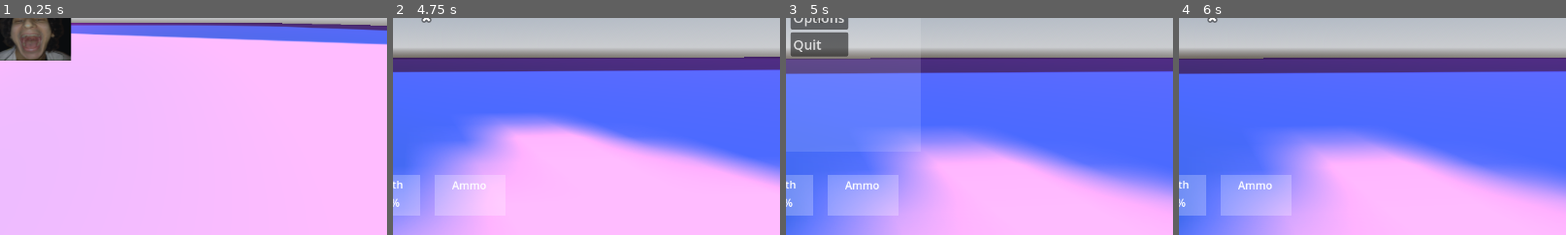
Above: before the commit, frames 1-4 (left to right).
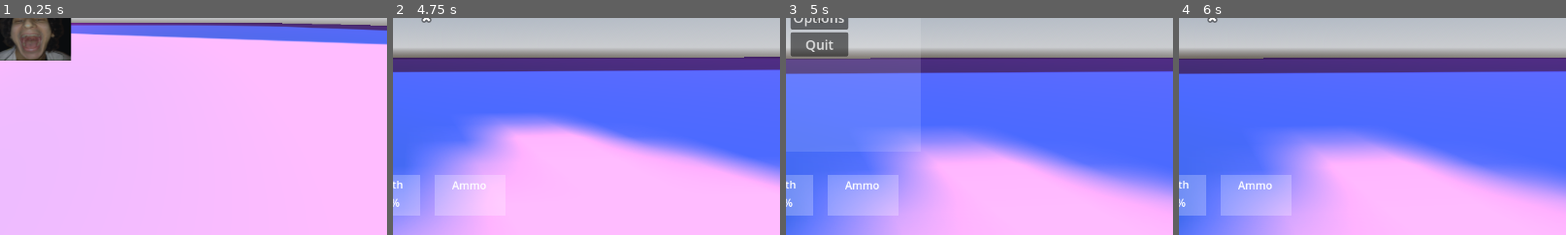
Above: after the commit, the same moments.

Repository: felipepreuss/mnemonic.dream
Game: Godot game, scene res://Scenes/main_menu.tscn
The game is run twice, just before and just after one commit, with the same random seed, the same clock (stepped at 60 frames per second) and the same inputs. The engine's default icon, where the game draws it, is replaced by a stand-in: a white triangle on a blue panel in a dark square.
Inputs (mouse positions are % of the whole screen's width and height, from its top left):
- Up to frame 1 (0.25 s): no input
- Up to frame 2 (4.75 s): click "PLAY" at 0.5 s; tap Enter at 1.25 s; move the mouse to (55, 50) at 1.27 s; press the mouse at (55, 50) at 1.28 s; hold W (Forward) from 1.28 s (still down); tap Space (Jump) at 1.52, 2.27, 3.77, 4.52 s; move the mouse to (45, 50) at 2.02 s; release the mouse at (45, 50) at 2.03 s; tap 0 at 2.1, 3.6 s; move the mouse to (52, 48) at 2.77 s; press the mouse at (52, 48) at 2.78 s; move the mouse to (49, 52) at 3.52 s; release the mouse at (49, 52) at 3.53 s; move the mouse to (57, 51) at 4.27 s; press the mouse at (57, 51) at 4.28 s
- Up to frame 3 (5 s): keep holding W (Forward); tap Escape (Esc) at 4.9 s
- Up to frame 4 (6 s): move the mouse to (20, 35) at 5.02 s; release W (Forward) at 5.03 s; release the mouse at (20, 35) at 5.03 s; hold A (Left) 5.03-5.75 s; tap 0 at 5.1 s; tap Space (Jump) at 5.27 s; click "Resume" at 5.75 s
The pictures show only the part of the screen within x 46-96%, y 50-100%; the shares and areas given below are measured in that part.

Frames 1-2 are identical in both runs. In frame 3, 0.2% of the frame differs, in the area x 2-13%, y 9-16%; in frame 4, nothing differs.

Commit message:
repositioning button nodes

Diff:
--- /dev/null
+++ b/Scenes/label.gd
@@ -0,0 +1,8 @@
+extends Label
+
+
+
+
+# Called every frame. 'delta' is the elapsed time since the previous frame.
+func _process(delta: float) -> void:
+	$AnimationPlayer.play("ROTATE")
--- a/Scenes/level_complete.tscn
+++ b/Scenes/level_complete.tscn
@@ -48,15 +48,17 @@
 
 [node name="HBoxContainer" type="HBoxContainer" parent="."]
 layout_mode = 1
-anchors_preset = -1
-anchor_left = 0.271701
-anchor_top = 0.902778
-anchor_right = 0.890625
+anchors_preset = 7
+anchor_left = 0.5
+anchor_top = 1.0
+anchor_right = 0.5
 anchor_bottom = 1.0
+offset_left = -405.5
+offset_top = -91.0
+offset_right = 405.5
 grow_horizontal = 2
 grow_vertical = 0
 theme_override_constants/separation = 500
-metadata/_edit_use_anchors_ = true
 
 [node name="next_button" type="Button" parent="HBoxContainer"]
 layout_mode = 2
--- a/Scenes/main_menu.tscn
+++ b/Scenes/main_menu.tscn
@@ -1,8 +1,9 @@
-[gd_scene load_steps=13 format=3 uid="uid://dmltaik44kl74"]
+[gd_scene load_steps=14 format=3 uid="uid://dmltaik44kl74"]
 
 [ext_resource type="Script" uid="uid://bn1uapfuhbbk4" path="res://Script/main_menu.gd" id="1_28flt"]
 [ext_resource type="Texture2D" uid="uid://nwqncmry4ug2" path="res://Assets/icon.svg" id="2_48xlc"]
 [ext_resource type="Texture2D" uid="uid://cyvkpf5i46apr" path="res://Assets/fabbri2.png" id="3_1ehe0"]
+[ext_resource type="Script" uid="uid://dfe0eqeduturc" path="res://Scenes/label.gd" id="4_ce3w2"]
 
 [sub_resource type="ProceduralSkyMaterial" id="ProceduralSkyMaterial_1ehe0"]
 sky_horizon_color = Color(0.662243, 0.671743, 0.686743, 1)
@@ -127,6 +128,7 @@
 pivot_offset = Vector2(285, 50)
 theme_override_font_sizes/font_size = 60
 text = "MNEMONIC.DREAM"
+script = ExtResource("4_ce3w2")
 
 [node name="AnimationPlayer" type="AnimationPlayer" parent="Label"]
 libraries = {
--- a/Scenes/pause.tscn
+++ b/Scenes/pause.tscn
@@ -46,7 +46,6 @@
 layout_mode = 2
 theme_override_font_sizes/font_size = 20
 text = "Quit"
-alignment = 0
 
 [connection signal="pressed" from="ColorRect/VBoxContainer/Resume" to="." method="_on_resume_pressed"]
 [connection signal="pressed" from="ColorRect/VBoxContainer/Options" to="." method="_on_options_pressed"]
Not shown, added: Scenes/label.gd.uid
